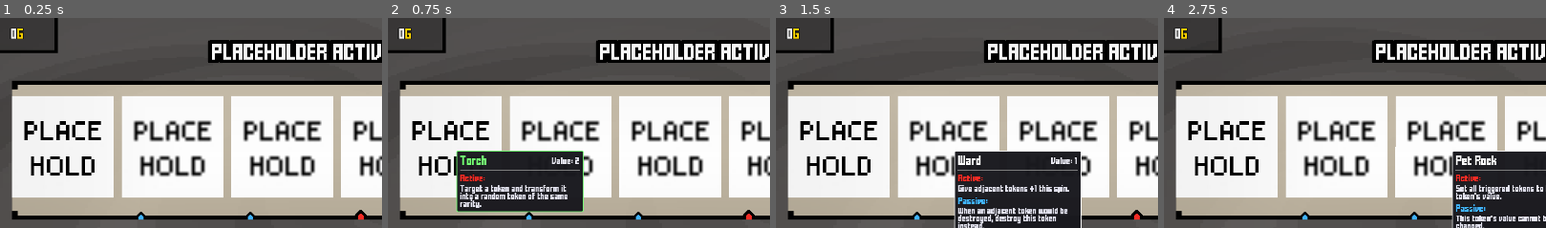
Above: before the commit, frames 1-4 (left to right).
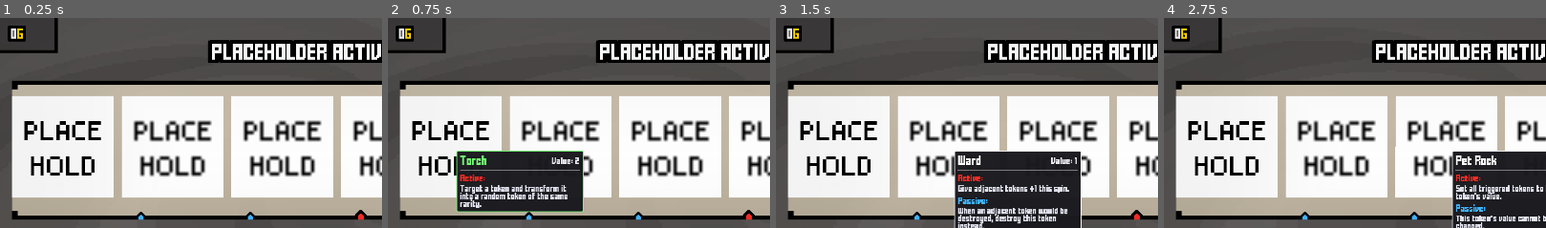
Above: after the commit, the same moments.

Repository: ZhelinWang/one-last-spin
Game: Godot game, scene res://main_ui.tscn
Same seed, same stepped clock (60 frames per second), same inputs: the game is played once before the commit and once after it.
Inputs (mouse positions are % of the whole screen's width and height, from its top left):
- Up to frame 1 (0.25 s): no input
- Up to frame 2 (0.75 s): click (11, 47) at 0.5 s
- Up to frame 3 (1.5 s): click (25, 47) at 1.27 s
- Up to frame 4 (2.75 s): click (40, 47) at 2.02 s
The pictures show only the part of the screen within x 3-53%, y 17-66%; the shares and areas given below are measured in that part.

The runs differ from the first frame. In frame 1, 0.2% of the frame differs, in the area x 2-7%, y 3-12%; in frame 2, 0.2%; in frame 3, 0.2%; in frame 4, 0.2%.

Commit message:
updated value label formatting

Diff:
--- a/coinManager.gd
+++ b/coinManager.gd
@@ -76,7 +76,7 @@
 @export var loot_options_count: int = 3
 @export var loot_scan_root: String = "res://tokens"
 @export var empty_token_path: String = "res://tokens/empty.tres"
-@export var loot_title: String = "ROUND COMPLETE\n\n\nPICK A TOKEN TO ADD\n"
+@export var loot_title: String = "ROUND COMPLETE\n\n\nPICK A TOKEN"
 @export var skip_button_text: String = "SKIP AND ADD AN EMPTY TOKEN"
 # Assign your slotItem scene here (extends Button, property `data: TokenLootData`)
 @export var token_icon_scene: PackedScene
@@ -117,6 +117,8 @@
 const ROUND_PAY_MAX_RATE: float = 500.0
 const ROUND_PAY_ACCEL_PER_SEC: float = 1.35
 const ROUND_PAY_MIN_FRAME: float = 1.0 / 240.0
+const VALUE_LABEL_FONT_SIZE := 20
+const VALUE_LABEL_OUTLINE_SIZE := 24
 
 # Game Over overlay
 var _round_pay_layer: CanvasLayer
@@ -1263,15 +1265,26 @@
 func _gold_bbcode() -> String:
 	return "[color=gold]G[/color]"
 
+func _value_label_number_segment(total: int) -> String:
+	return "[font_size=%d][outline_size=%d]%s[/outline_size][/font_size]" % [VALUE_LABEL_FONT_SIZE, VALUE_LABEL_OUTLINE_SIZE, str(total)]
+
+func _value_label_gold_segment() -> String:
+	return "[font_size=%d][color=gold][outline_size=%d]G[/outline_size][/color][/font_size]" % [VALUE_LABEL_FONT_SIZE, VALUE_LABEL_OUTLINE_SIZE]
+
+func _format_value_label_bbcode(total: int) -> String:
+	return _value_label_number_segment(total) + _value_label_gold_segment()
+
 func _set_value_label_gold(total: int) -> void:
 	var lbl := _resolve_value_label()
 	if lbl == null:
 		return
-	var s := "%d%s" % [total, _gold_bbcode()]
 	if lbl is RichTextLabel:
-		(lbl as RichTextLabel).set_deferred("bbcode_text", s)
+		var rtl := lbl as RichTextLabel
+		rtl.bbcode_enabled = true
+		rtl.set_deferred("bbcode_text", _format_value_label_bbcode(total))
 	else:
-		_set_node_text(lbl, s)
+		var plain := "%dG" % [total]
+		_set_node_text(lbl, plain)
 
 func _update_totals_label(total: int, force: bool = false) -> void:
 	if _value_label_defer_depth > 0 and not force:
--- a/main_ui.tscn
+++ b/main_ui.tscn
@@ -332,6 +332,26 @@
 size_flags_vertical = 0
 theme_override_styles/panel = SubResource("StyleBoxFlat_vxg6n")
 
+[node name="VBoxContainer" type="VBoxContainer" parent="mainContainer/topUIMarginContainer/goldStatusBar/topUIContainer/Panel"]
+layout_mode = 1
+anchors_preset = 15
+anchor_right = 1.0
+anchor_bottom = 1.0
+grow_horizontal = 2
+grow_vertical = 2
+alignment = 1
+
+[node name="HBoxContainer" type="HBoxContainer" parent="mainContainer/topUIMarginContainer/goldStatusBar/topUIContainer/Panel/VBoxContainer"]
+layout_mode = 2
+size_flags_vertical = 3
+alignment = 1
+
+[node name="artifactContainerGrid" type="GridContainer" parent="mainContainer/topUIMarginContainer/goldStatusBar/topUIContainer/Panel/VBoxContainer/HBoxContainer"]
+unique_name_in_owner = true
+layout_mode = 2
+size_flags_horizontal = 3
+columns = 5
+
 [node name="deadlineDisplay" type="Panel" parent="mainContainer/topUIMarginContainer/goldStatusBar/topUIContainer"]
 material = SubResource("ShaderMaterial_yubjs")
 custom_minimum_size = Vector2(600, 150)
